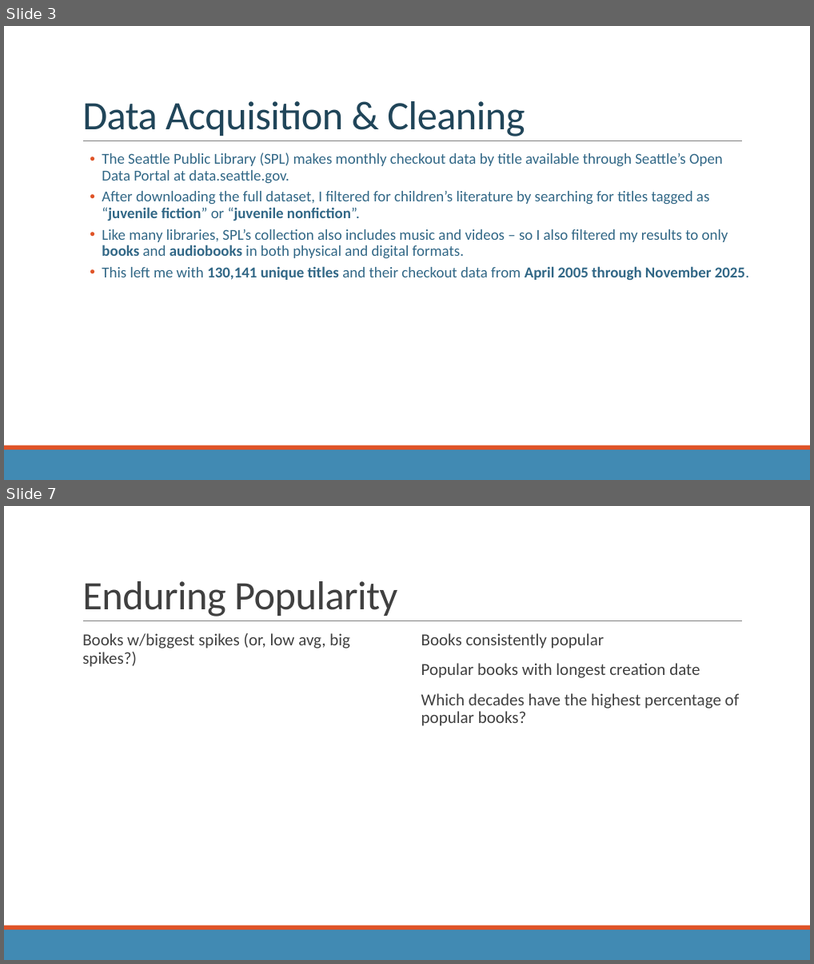
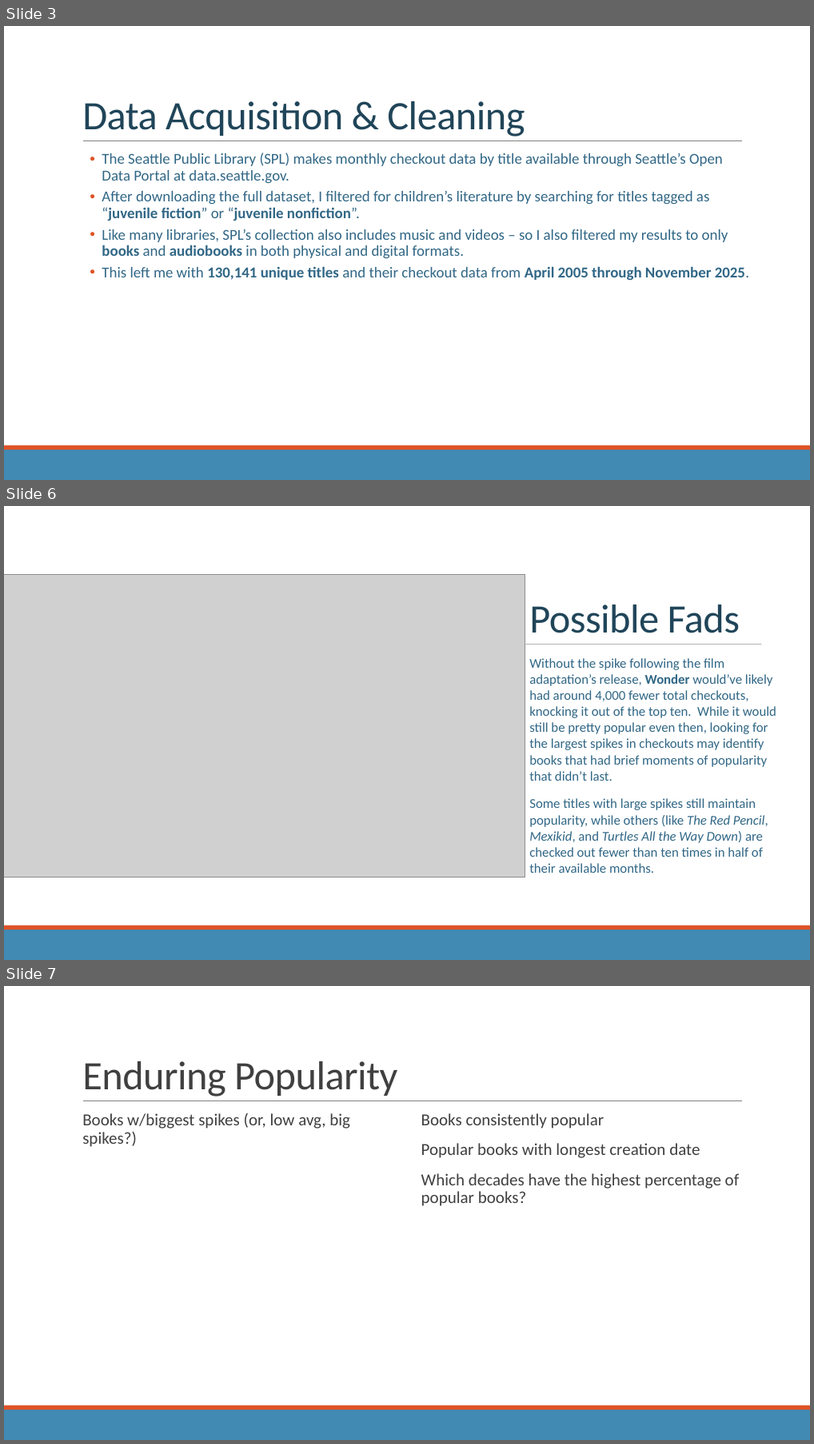
Before and after one commit to rm-pearson/NSS-capstone, a slide deck: presentation draft.pptx. Shown one above the other, each under a label of ours: slides 3 and 7 before the commit, slides 3, 6 and 7 after it; the slides between them are not shown. The pictures are 814x964 and 814x1444 pixels, drawn with LibreOffice and Linux fonts; fonts in the diff are those of the drawing; grey boxes stand for pictures. Boxes give left, top, right and bottom in pixels: in the first picture for what was removed or moved away, otherwise in the second. Text is boxed around its words. In the diff, an @@ line names an element or a change of style, - is before the commit and + after.

```diff
--- a/presentation draft.pptx
+++ b/presentation draft.pptx
@@ slide 6 added at box(4, 506, 810, 960), background #FFFFFF @@
@@ rectangle added at box(4, 506, 810, 925), fill #FFFFFF @@
@@ picture added at box(4, 575, 526, 877) @@
@@ title added at box(530, 604, 740, 633), 48 pt, text #20455A @@
+Possible Fads
@@ line added from (526, 644) to (762, 644), #808080 0.5 pt @@
@@ text added at box(530, 658, 777, 872), 16 pt, text #316886 @@
+  Without the spike following the film adaptation’s release, Wonder would’ve likely had around 4,000 fewer total checkouts, knocking it out of the top ten. While it would still be pretty popular even then, looking for the largest spikes in checkouts may identify books that had brief moments of popularity that didn’t last.
+  Some titles with large spikes still maintain popularity, while others (like The Red Pencil, Mexikid, and Turtles All the Way Down) are checked out fewer than ten times in half of their available months.
@@ rectangle added at box(4, 925, 810, 929), fill #DF5327 @@
@@ rectangle added at box(4, 929, 810, 960), fill #418AB3 @@
```
Also in this commit, not shown: 1 slide changed, 1 other slide added, 2 slides removed, 6 other files.
